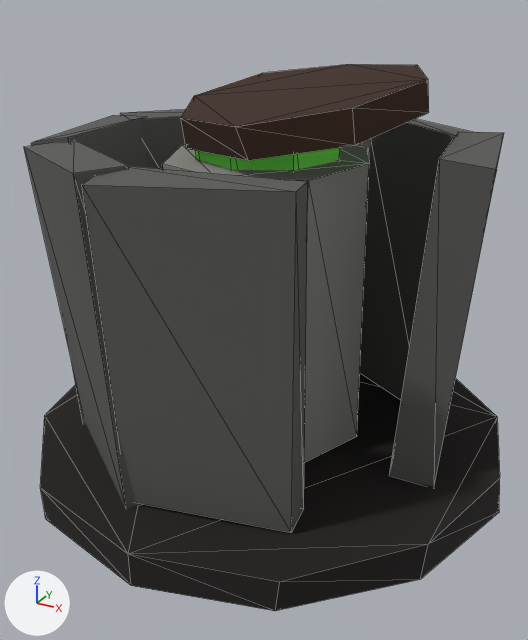
One commit to the glTF model game/public/models/reactor.glb: the scene before it, then after it.
One viewpoint serves both versions: a camera (50 mm lens) standing at (3.97, -7.36, 5.43) and looking at (0.08, -0.29, 1.89). Lighting does not change. The marker at lower left points along +X, +Y and +Z. The older version comes first. Mesh edges are drawn as thin lines. Vertices at exactly the same position are counted once.

In view in the first picture: 'reactor'.
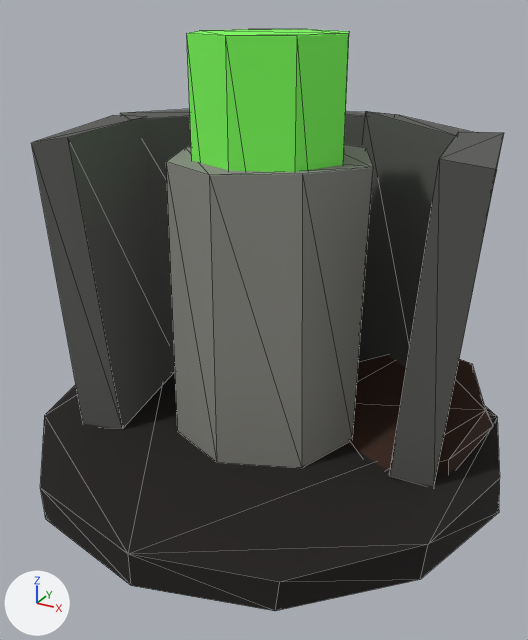
Commit message: Draw the Fallen Sun as open ship debris with a glowing reactor

What differs and where, as boxes [x1, y1, x2, y2] in the pictures (528 x 640 px; the box of a moved part takes in the faces that stretch with it):
'reactor', reshaped (6% taller)
    before: [24, 64, 504, 611]
    after: [31, 29, 504, 611]
part 1 of me_cylinder, deleted (brown)
    before: [181, 64, 429, 161]
part 2 of me_cylinder, deleted
    before: [24, 141, 141, 509]
part 3 of me_cylinder, moved or reshaped
    before: [82, 148, 340, 533]
    after: [166, 144, 493, 473]
part 4 of me_cylinder, recoloured
    before: [162, 144, 369, 463]
    after: [187, 29, 349, 172]

Edits to the bpy script that builds the scene:
```text
Change me_cylinder:
    used by ob_reactor; location = (0.0, 0.0, 0.0)
    remove me_cylinder.from_pydata(...)  # 128 vertices, 212 faces; spans x -3.02..3.04, y -2.99..2.97, z -0.04..4.74
    add me_cylinder.from_pydata(...)  # 112 vertices, 188 faces; spans x -3.02..3.04, y -2.99..2.97, z -0.04..5.1
    me_cylinder part 1: the loose piece of 16 vertices spanning x -1.14..1.72, y -1.2..1.61, z 3.94..4.74 is deleted
    me_cylinder part 2: the loose piece of 8 vertices spanning x -2.17..-0.14, y -2.57..-0.94, z 0.34..4.05 is deleted
    me_cylinder part 3
    20 vertices are removed from x -0.85..1.42, y -2.64..0.85, z 0.35..4.25
    39 faces are deleted
    20 vertices move from x -1.22..1.23, y -1.85..1.21, z 0.35..3.83 to x -0.9..0.9, y -1.24..1.41, z 0.0..5.1
    28 vertices are added at x -1.2..2.73, y -1.21..1.68, z 0.02..3.84
    28 new faces join them, mat_metal_light (grey #8a8a84)
    27 new faces join them, mat_rust_dark (brown #3a2418)
    me_cylinder part 4: 28 faces spanning x -0.9..0.9, y -0.9..0.9, z 0.1..5.1 switch from mat_metal_light (grey #8a8a84) to mat_glow (green #7cff5a)
```
